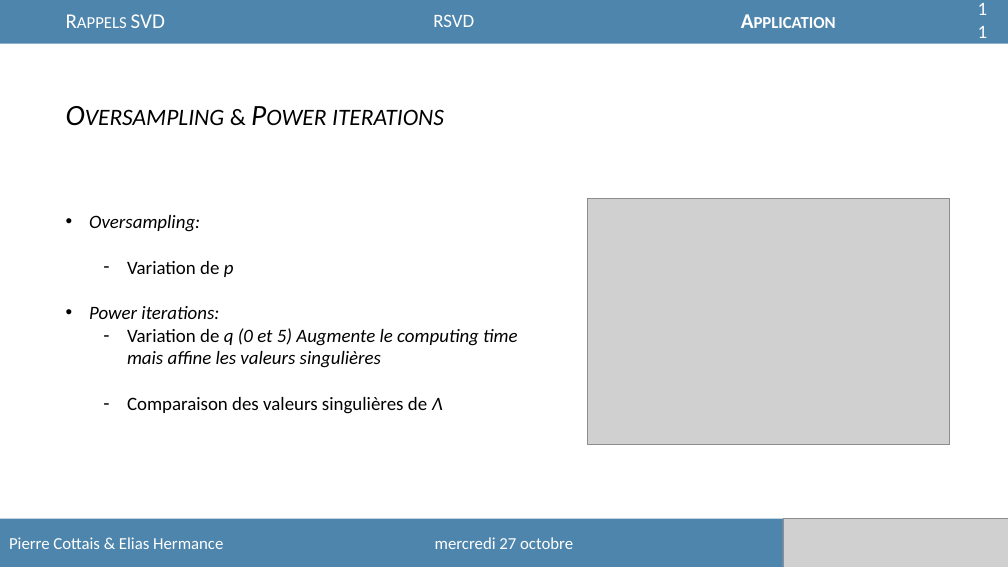
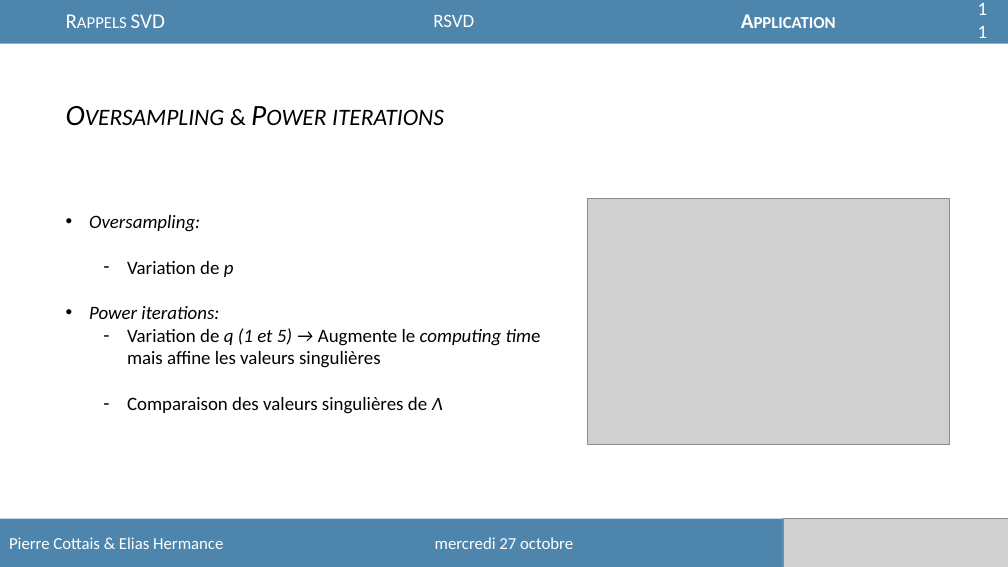
Before and after one commit to Easill/RSVD, a slide deck: slide 11 of presentation.pptx. Drawn at 1008x567 pixels with LibreOffice and Linux fonts; fonts in the diff are those of the drawing; grey boxes stand for pictures. Boxes give left, top, right and bottom in pixels: in the first picture for what was removed or moved away, otherwise in the second. Text is boxed around its words. In the diff, an @@ line names an element or a change of style, - is before the commit and + after.

```diff
--- a/presentation.pptx
+++ b/presentation.pptx
@@ text at (127,328,541,368): text changed; italic off @@
-  – Variation de q (0 et 5) Augmente le computing time
-    mais affine les valeurs singulières
+  – Variation de q (1 et 5) → Augmente le computing time
+    mais affine les valeurs singulières
```
Also in this commit, not shown: 1 other slide changed.
